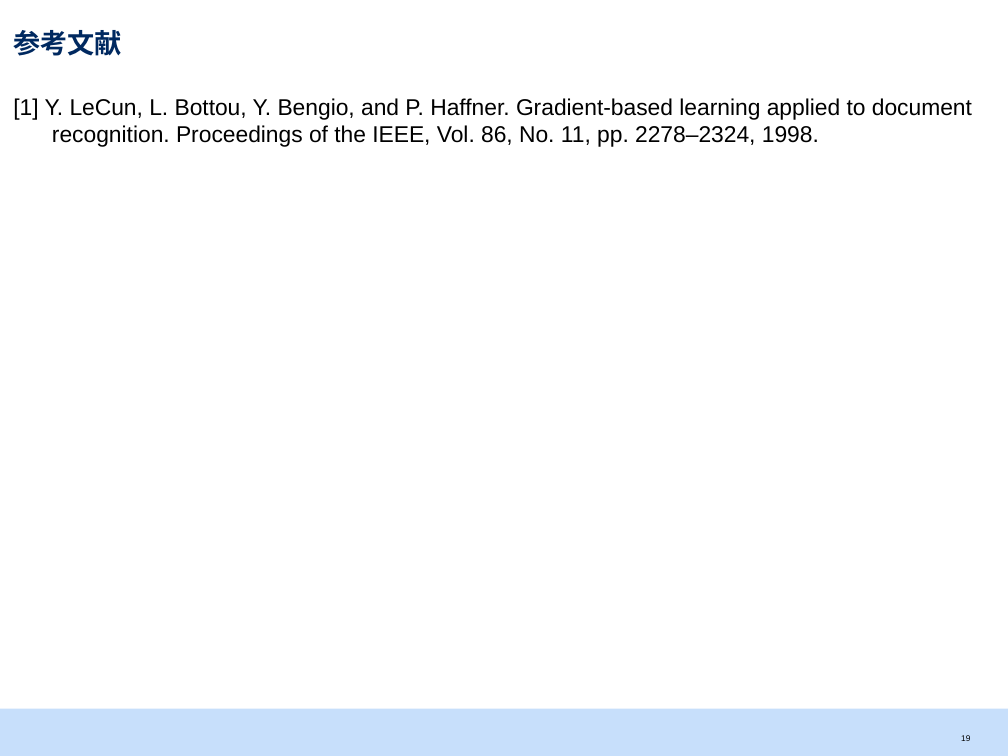
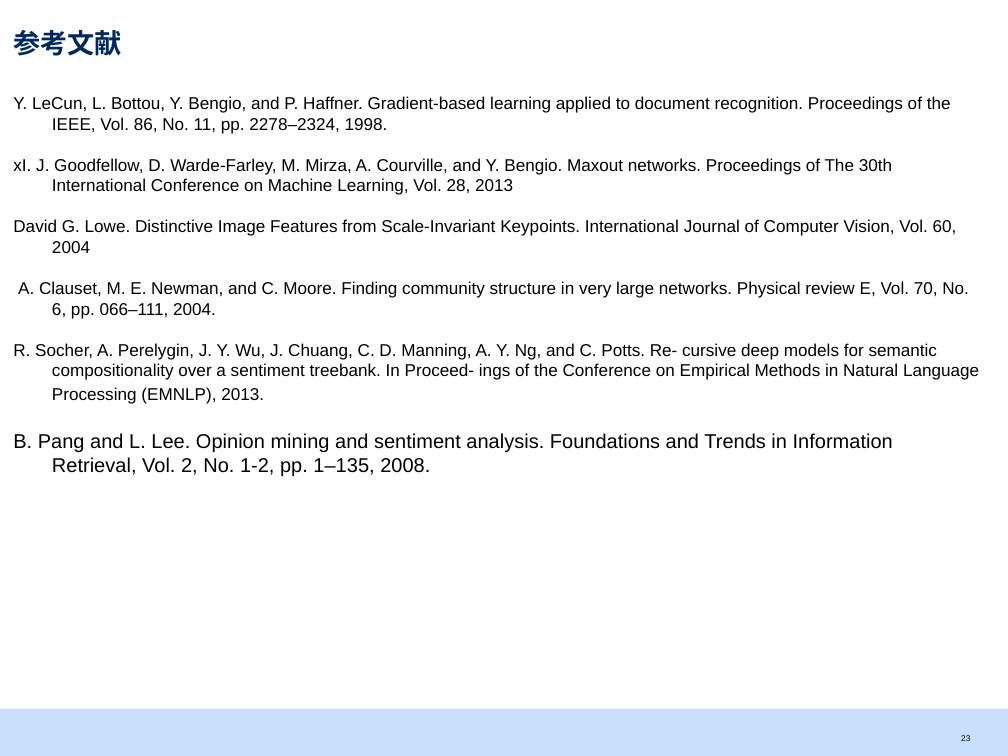
Before and after one commit to srtk/sotsuron, a slide deck: slide 24 of doc/sotsuron_defense/bd.pptx (slide 20 before the commit). Drawn at 1008x756 pixels with LibreOffice and Linux fonts; fonts in the diff are those of the drawing. Boxes give left, top, right and bottom in pixels: in the first picture for what was removed or moved away, otherwise in the second. Text is boxed around its words. In the diff, an @@ line names an element or a change of style, - is before the commit and + after.

```diff
--- a/doc/sotsuron_defense/bd.pptx
+++ b/doc/sotsuron_defense/bd.pptx
@@ text at (13,96,979,476): text changed; size 16 to 12 pt @@
-[1] Y. LeCun, L. Bottou, Y. Bengio, and P. Haffner. Gradient-based learning applied to document recognition. Proceedings of the IEEE, Vol. 86, No. 11, pp. 2278–2324, 1998.
+Y. LeCun, L. Bottou, Y. Bengio, and P. Haffner. Gradient-based learning applied to document recognition. Proceedings of the IEEE, Vol. 86, No. 11, pp. 2278–2324, 1998.
+xI. J. Goodfellow, D. Warde-Farley, M. Mirza, A. Courville, and Y. Bengio. Maxout networks. Proceedings of The 30th International Conference on Machine Learning, Vol. 28, 2013
+David G. Lowe. Distinctive Image Features from Scale-Invariant Keypoints. International Journal of Computer Vision, Vol. 60, 2004
+A. Clauset, M. E. Newman, and C. Moore. Finding community structure in very large networks. Physical review E, Vol. 70, No. 6, pp. 066–111, 2004.
+R. Socher, A. Perelygin, J. Y. Wu, J. Chuang, C. D. Manning, A. Y. Ng, and C. Potts. Re- cursive deep models for semantic compositionality over a sentiment treebank. In Proceed- ings of the Conference on Empirical Methods in Natural Language Processing (EMNLP), 2013.
+B. Pang and L. Lee. Opinion mining and sentiment analysis. Foundations and Trends in Information Retrieval, Vol. 2, No. 1-2, pp. 1–135, 2008.
@@ page number at (961,735,970,741): text changed @@
-19
+23
```
Also in this commit, not shown: 4 other slides changed, 13 slides added, 6 other files.
